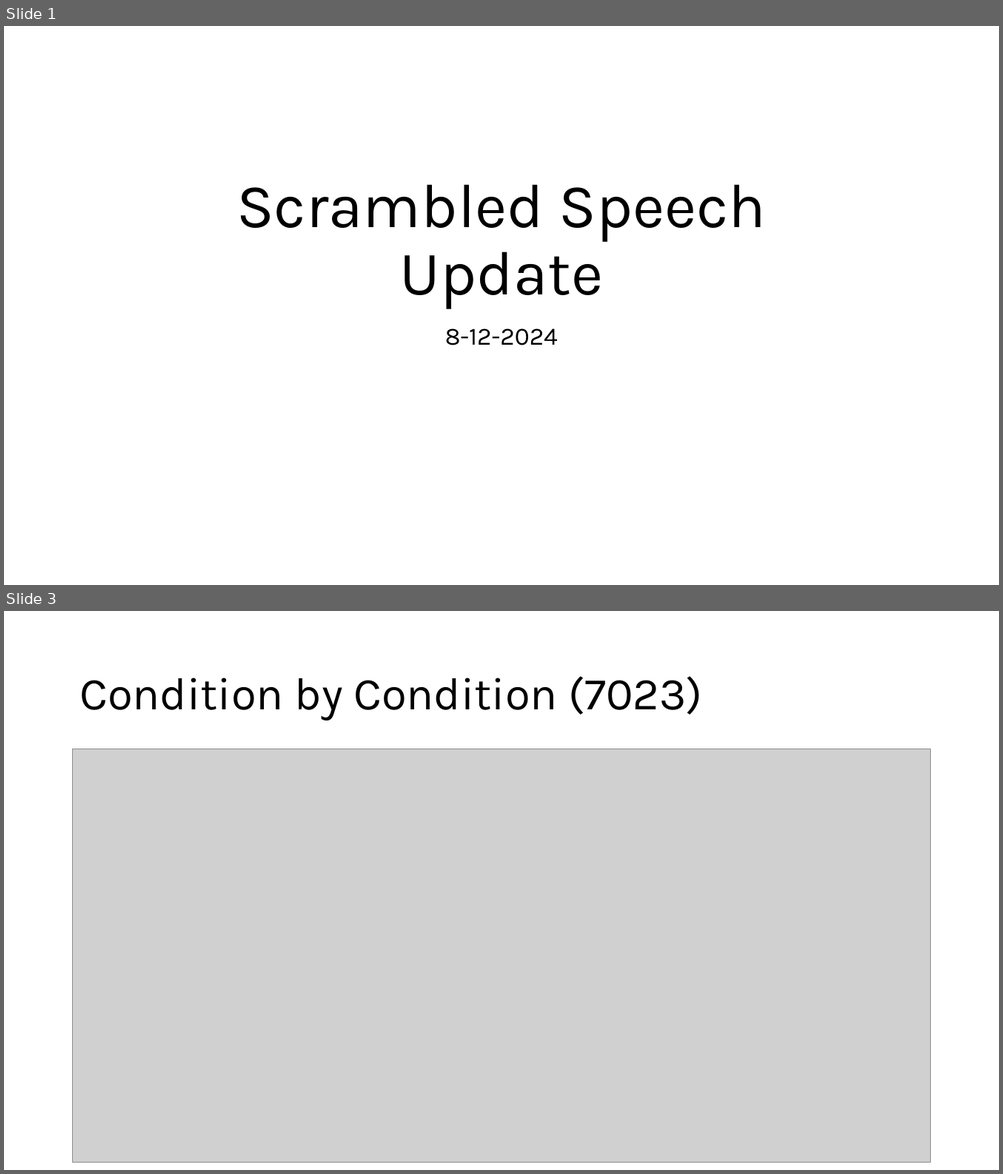
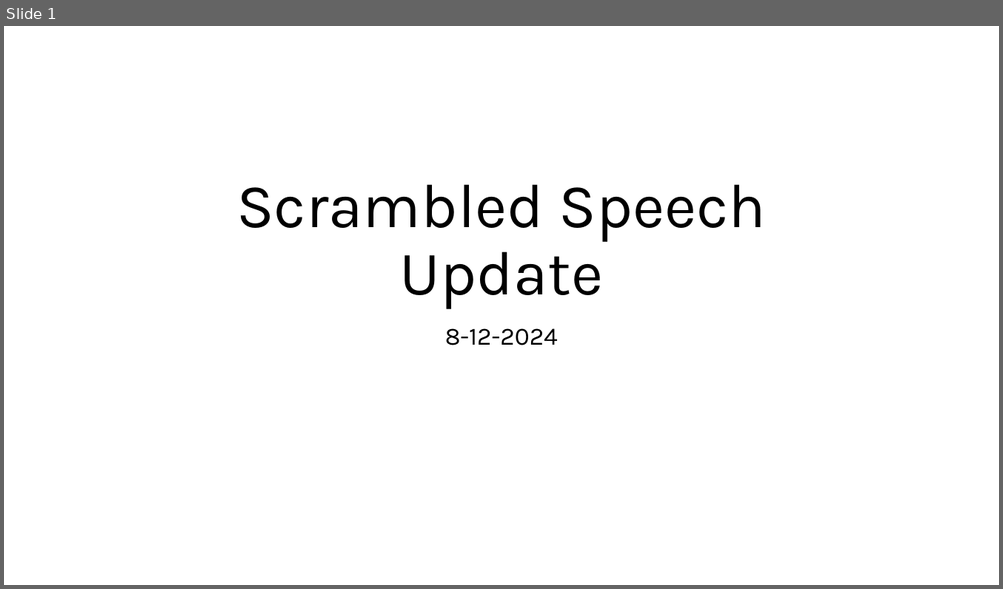
Before and after one commit to crepetti/fNIRSandGerbils, a slide deck: Scrambled Speech Update 8-12.pptx. Shown one above the other, each under a label of ours: slides 1 and 3 before the commit, slide 1 after it; the slides between them are not shown. The pictures are 1003x1174 and 1003x589 pixels, drawn with LibreOffice and Linux fonts; fonts in the diff are those of the drawing; grey boxes stand for pictures. Boxes give left, top, right and bottom in pixels: in the first picture for what was removed or moved away, otherwise in the second. Text is boxed around its words. In the diff, an @@ line names an element or a change of style, - is before the commit and + after.

```diff
--- a/Scrambled Speech Update 8-12.pptx
+++ b/Scrambled Speech Update 8-12.pptx
@@ slide 3 removed at (4,611,999,1170), background #FFFFFF @@
@@ title removed at (79,676,703,721) @@
-Condition by Condition (7023)
@@ picture removed at (73,749,930,1163) @@
```
Also in this commit, not shown: 4 slides added, 2 other slides removed, 13 other files.
